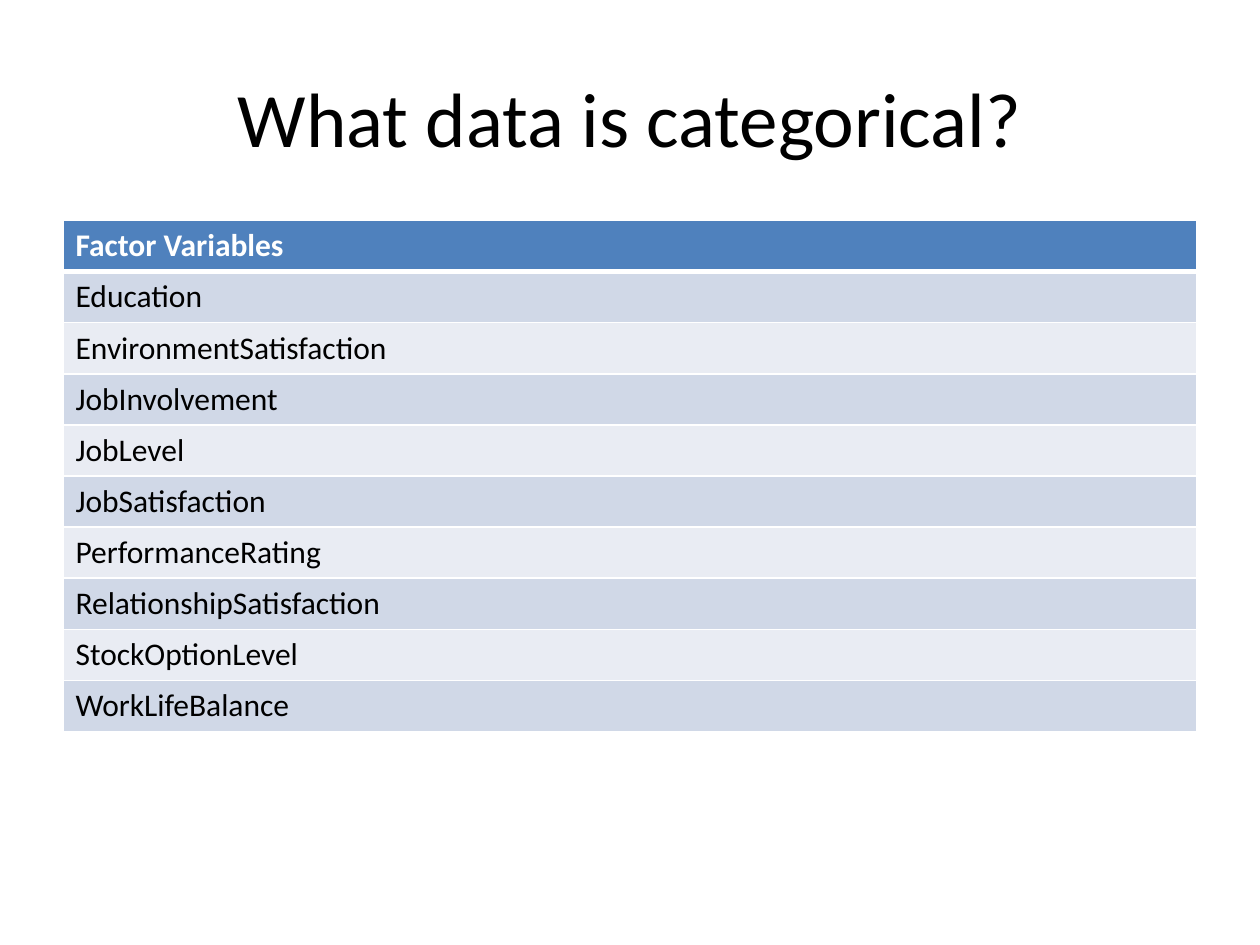
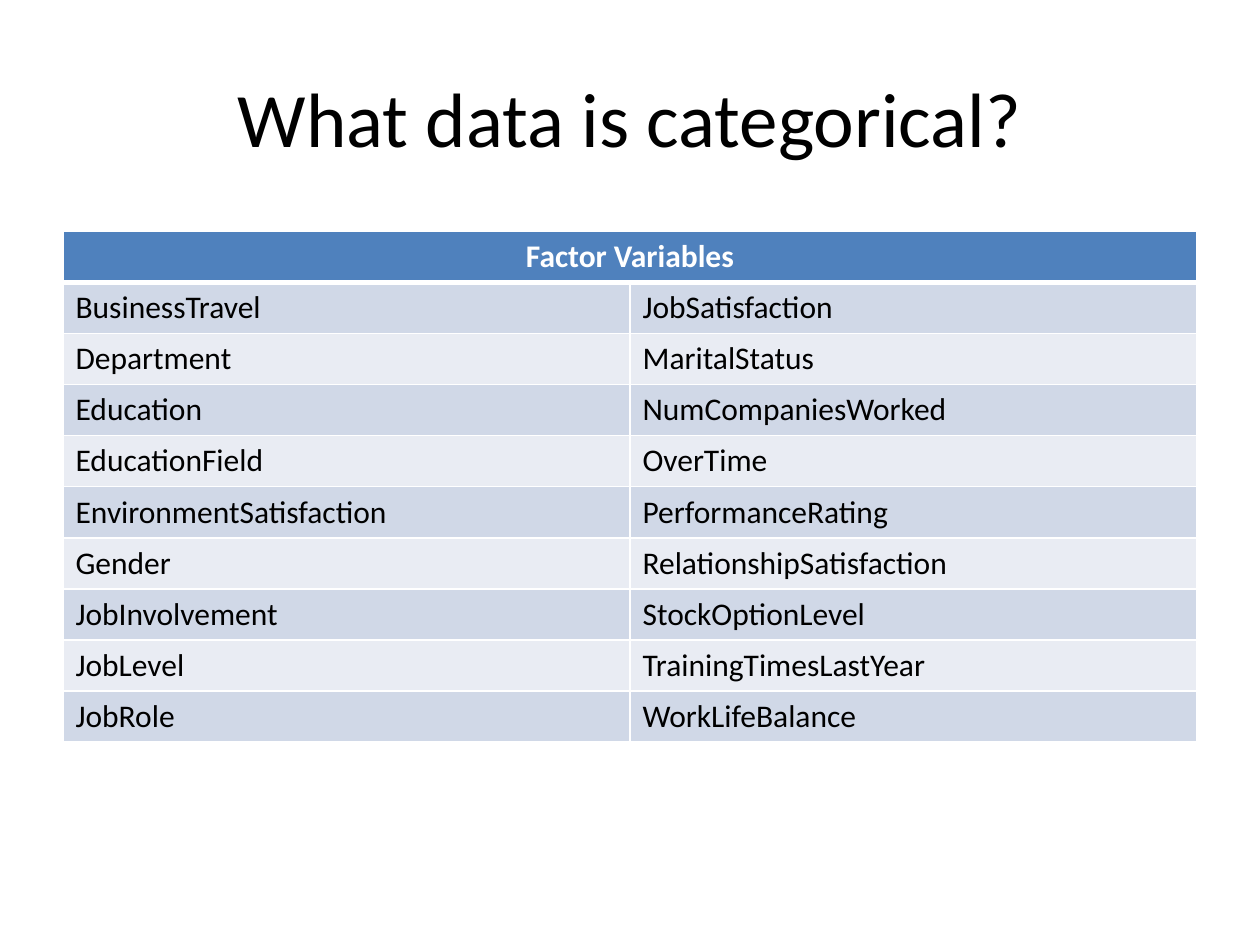
Before and after one commit to msherga/CaseStudy2DDS, a slide deck: slide 3 of Slides/casestudy2ppt.pptx. Drawn at 1260x945 pixels with LibreOffice and Linux fonts; fonts in the diff are those of the drawing. Boxes give left, top, right and bottom in pixels: in the first picture for what was removed or moved away, otherwise in the second. Text is boxed around its words. In the diff, an @@ line names an element or a change of style, - is before the commit and + after.

```diff
--- a/Slides/casestudy2ppt.pptx
+++ b/Slides/casestudy2ppt.pptx
@@ table at bbox=[63, 232, 1197, 736] @@
-column 1: Factor Variables | Education | EnvironmentSatisfaction | JobInvolvement | JobLevel | JobSatisfaction | PerformanceRating | RelationshipSatisfaction | StockOptionLevel | WorkLifeBalance
+column 1: Factor Variables | BusinessTravel | Department | Education | EducationField | EnvironmentSatisfaction | Gender | JobInvolvement | JobLevel | JobRole
+column 2:  | JobSatisfaction | MaritalStatus | NumCompaniesWorked | OverTime | PerformanceRating | RelationshipSatisfaction | StockOptionLevel | TrainingTimesLastYear | WorkLifeBalance
@@ table: place and size @@
-table at bbox=[63, 220, 1197, 724]
+table at bbox=[63, 232, 1197, 736]
```
Also in this commit, not shown: 6 other slides changed, 2 other files.
